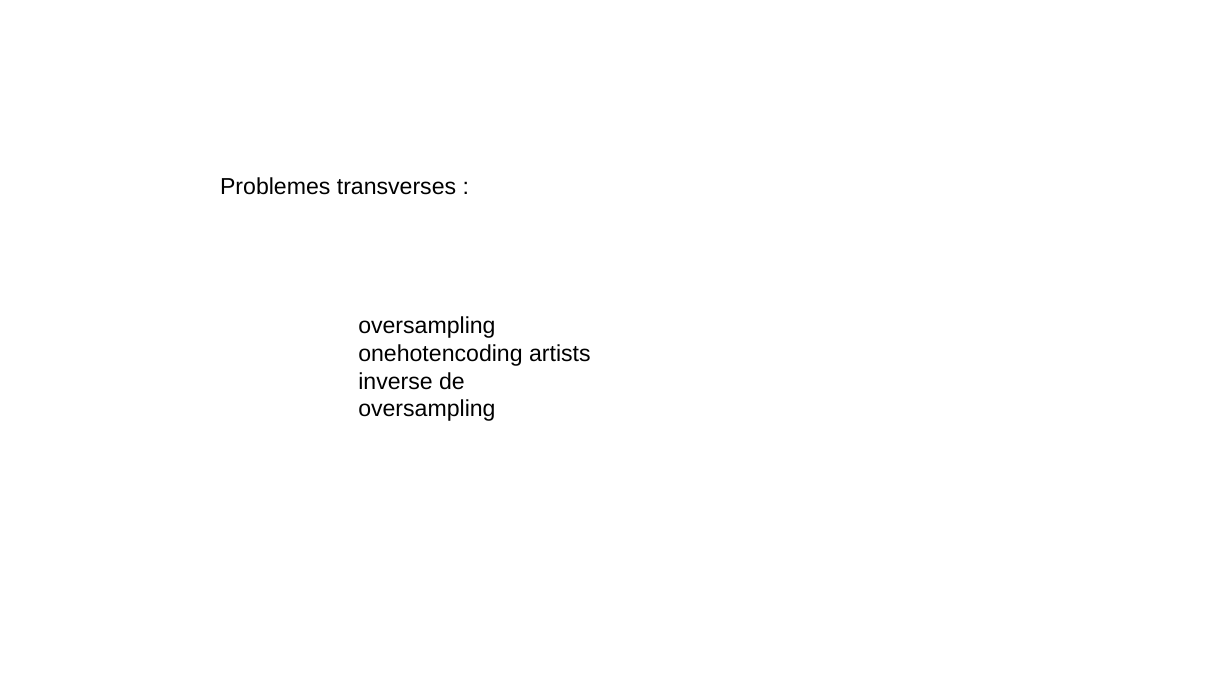
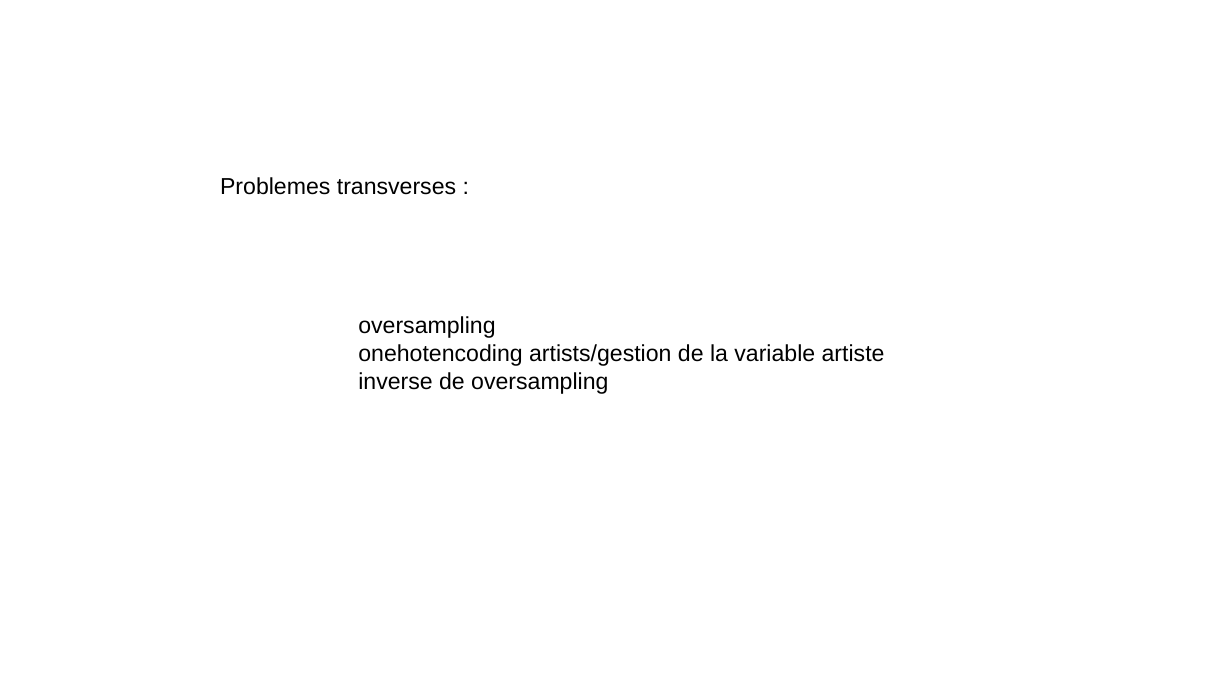
Before and after one commit to jumdc/PTS, a slide deck: slide 7 of rdv1.pptx (slide 6 before the commit). Drawn at 1232x693 pixels with LibreOffice and Linux fonts; fonts in the diff are those of the drawing; background and template pictures are left out. Boxes give left, top, right and bottom in pixels: in the first picture for what was removed or moved away, otherwise in the second. Text is boxed around its words. In the diff, an @@ line names an element or a change of style, - is before the commit and + after.

```diff
--- a/rdv1.pptx
+++ b/rdv1.pptx
@@ text at [358,344,885,366]: text changed @@
-onehotencoding artists
+onehotencoding artists/gestion de la variable artiste
```
Also in this commit, not shown: 2 other slides changed, 3 slides added.
